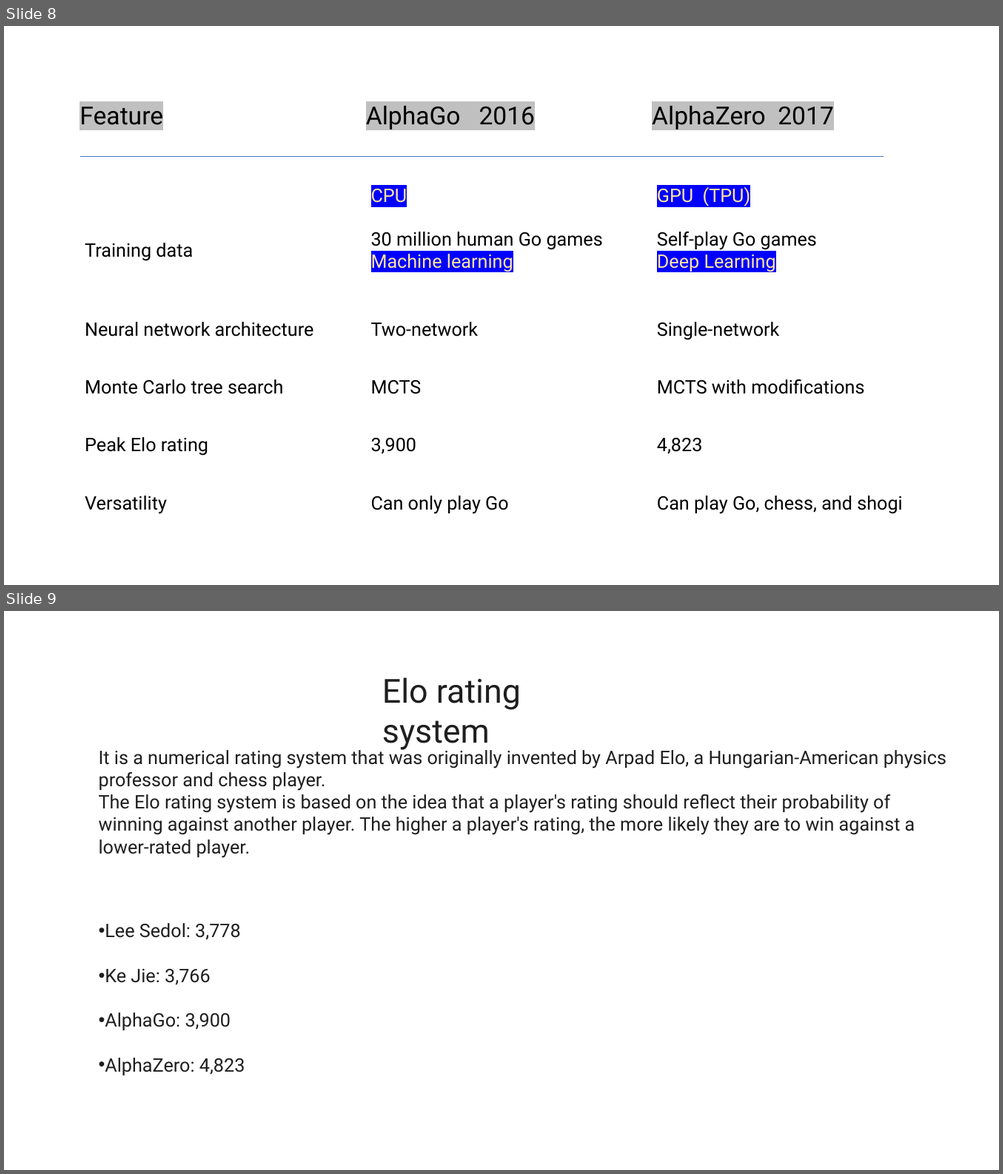
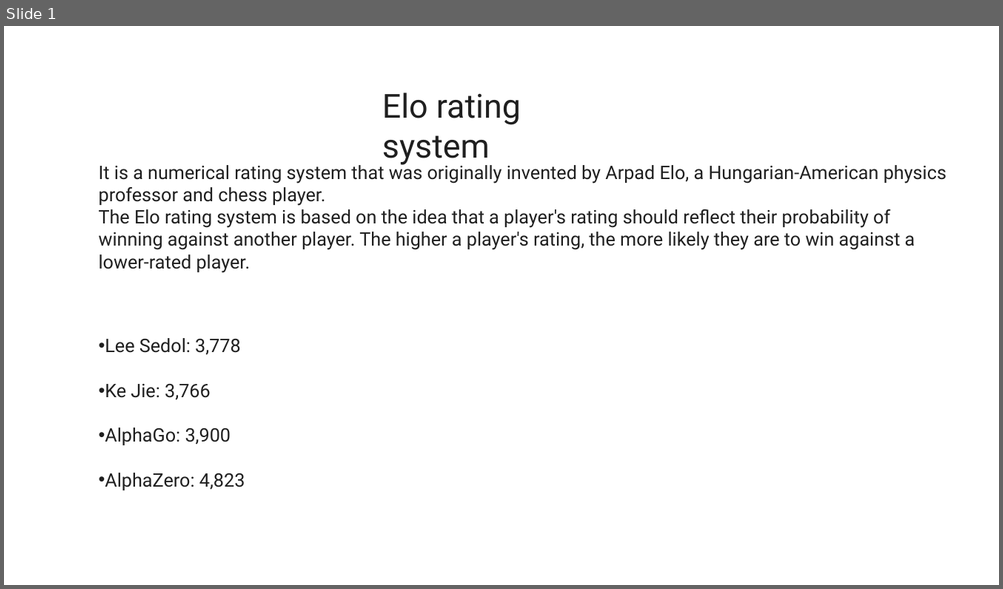
Before and after one commit to MigoJJ/AI_2023.07, a slide deck: AI_07_2023.08.08 - reference.pptx. Shown one above the other, each under a label of ours: slides 8 and 9 before the commit, slide 1 after it. The pictures are 1003x1174 and 1003x589 pixels, drawn with LibreOffice and Linux fonts; fonts in the diff are those of the drawing. Boxes give left, top, right and bottom in pixels: in the first picture for what was removed or moved away, otherwise in the second. Text is boxed around its words. In the diff, an @@ line names an element or a change of style, - is before the commit and + after.

```diff
--- a/AI_07_2023.08.08 - reference.pptx
+++ b/AI_07_2023.08.08 - reference.pptx
@@ slide 8 removed at bbox=[4, 26, 999, 585], background #FFFFFF @@
@@ table removed at bbox=[73, 98, 930, 534], 6 rows, 3 columns @@
-Feature | AlphaGo 2016 | AlphaZero 2017
-Training data | CPU / 30 million human Go games / Machine learning | GPU (TPU) / Self-play Go games / Deep Learning
-Neural network architecture | Two-network | Single-network
-Monte Carlo tree search | MCTS | MCTS with modifications
-Peak Elo rating | 3,900 | 4,823
-Versatility | Can only play Go | Can play Go, chess, and shogi
@@ line removed from (80, 156) to (883, 156) @@
@@ what was slide 9 is now slide 1 @@
```
Also in this commit, not shown: 7 other slides removed, 7 other files.
